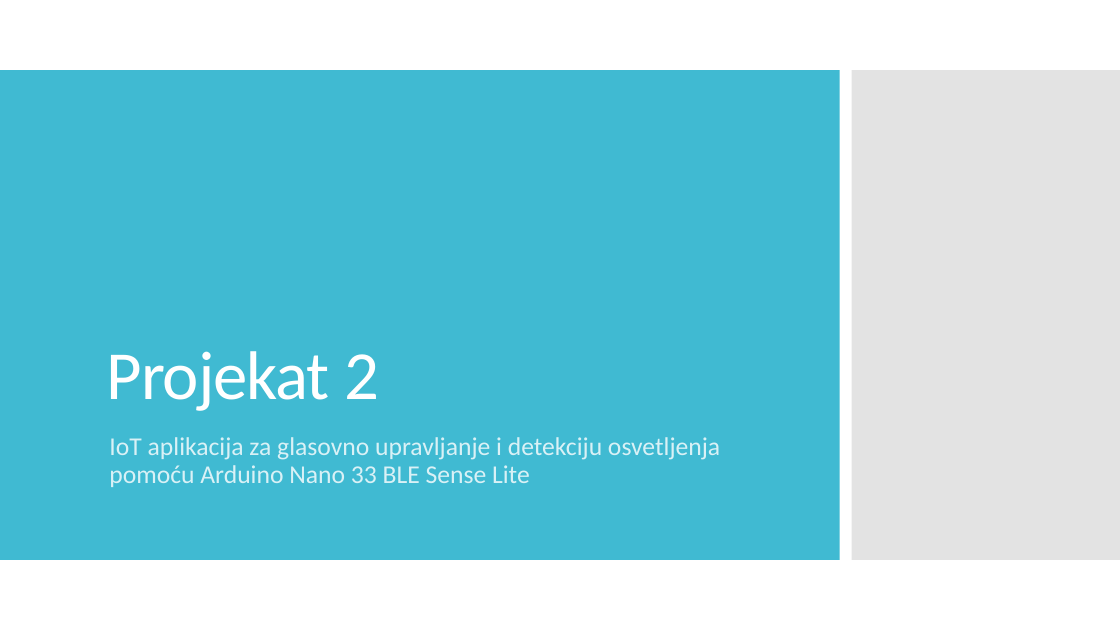
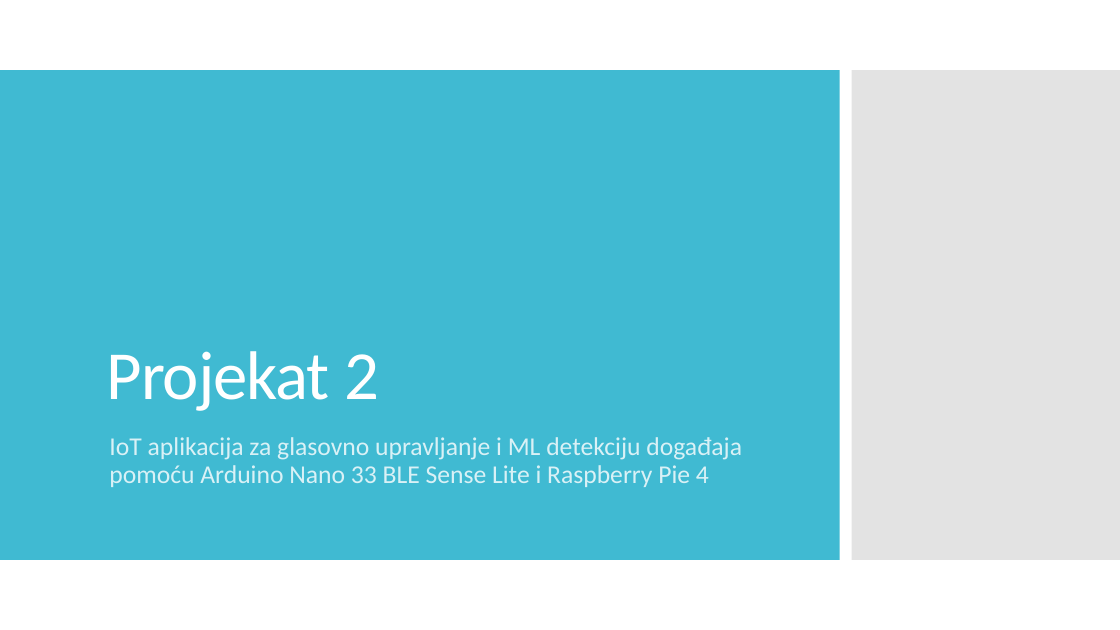
Before and after one commit to anjatonsa/ips-project2, a slide deck: slide 2 of Sveprisutno računarstvo - Projekat 2.pptx. Drawn at 1120x630 pixels with LibreOffice and Linux fonts; fonts in the diff are those of the drawing. Boxes give left, top, right and bottom in pixels: in the first picture for what was removed or moved away, otherwise in the second. Text is boxed around its words. In the diff, an @@ line names an element or a change of style, - is before the commit and + after.

```diff
--- a/Sveprisutno računarstvo - Projekat 2.pptx
+++ b/Sveprisutno računarstvo - Projekat 2.pptx
@@ subtitle at [109,437,742,487]: text changed @@
-IoT aplikacija za glasovno upravljanje i detekciju osvetljenja pomoću Arduino Nano 33 BLE Sense Lite
+IoT aplikacija za glasovno upravljanje i ML detekciju događaja pomoću Arduino Nano 33 BLE Sense Lite i Raspberry Pie 4
```
Also in this commit, not shown: 4 other slides changed, 3 slides added, 3 slides removed, 3 other files.
